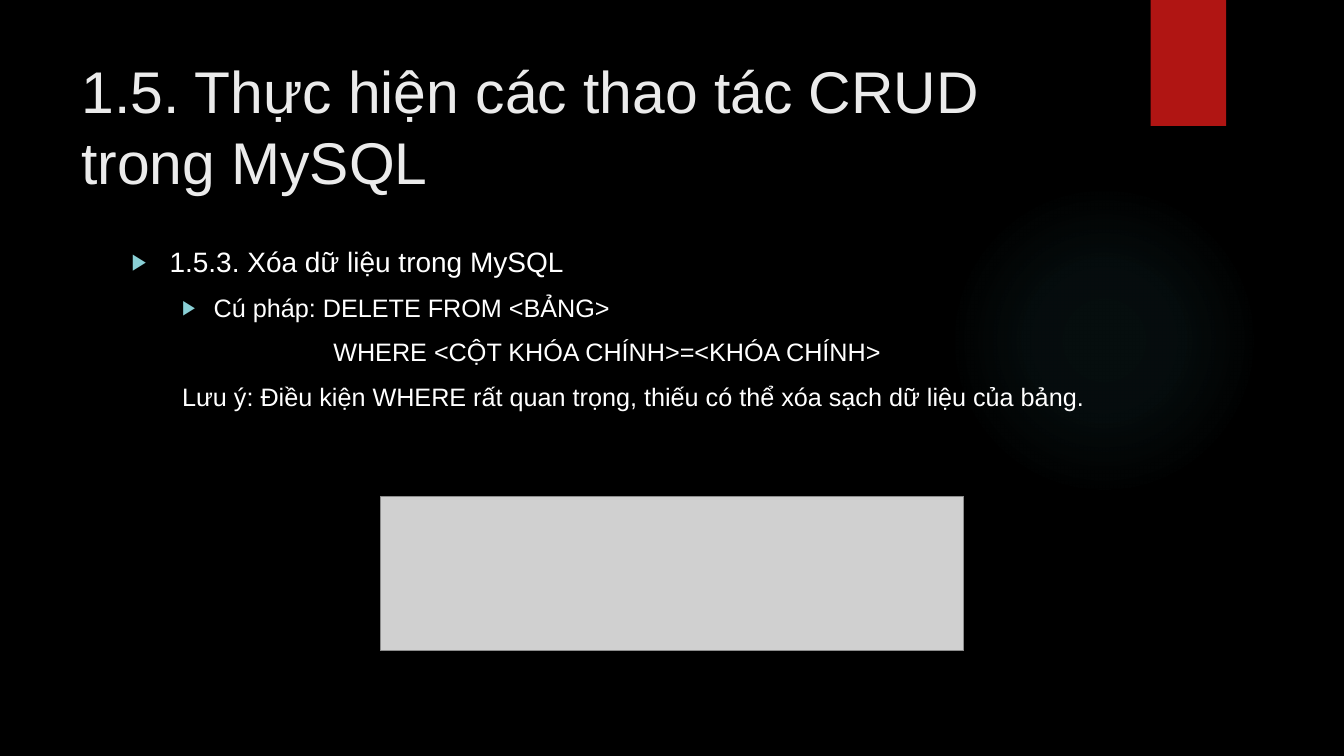
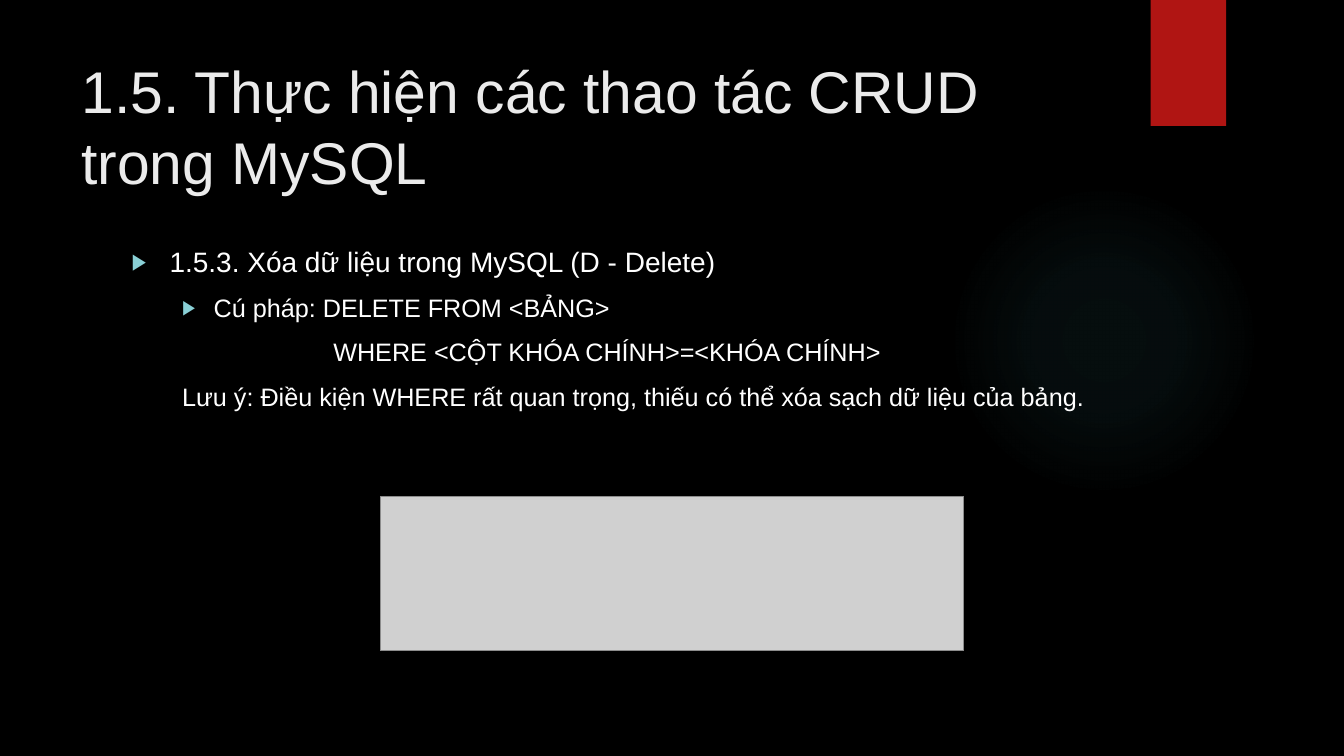
Before and after one commit to lequochai26/GDUTraining_Basic_Java_Web_Development, a slide deck: slide 35 of Slides/Day_6_1.pptx. Drawn at 1344x756 pixels with LibreOffice and Linux fonts; fonts in the diff are those of the drawing; grey boxes stand for pictures; background and template pictures are left out. Boxes give left, top, right and bottom in pixels: in the first picture for what was removed or moved away, otherwise in the second. Text is boxed around its words. In the diff, an @@ line names an element or a change of style, - is before the commit and + after.

```diff
--- a/Slides/Day_6_1.pptx
+++ b/Slides/Day_6_1.pptx
@@ text at bbox=[170, 251, 715, 277]: text changed @@
-▶ 1.5.3. Xóa dữ liệu trong MySQL
+▶ 1.5.3. Xóa dữ liệu trong MySQL (D - Delete)
```
Also in this commit, not shown: 1 other slide changed, 1 slide added.
